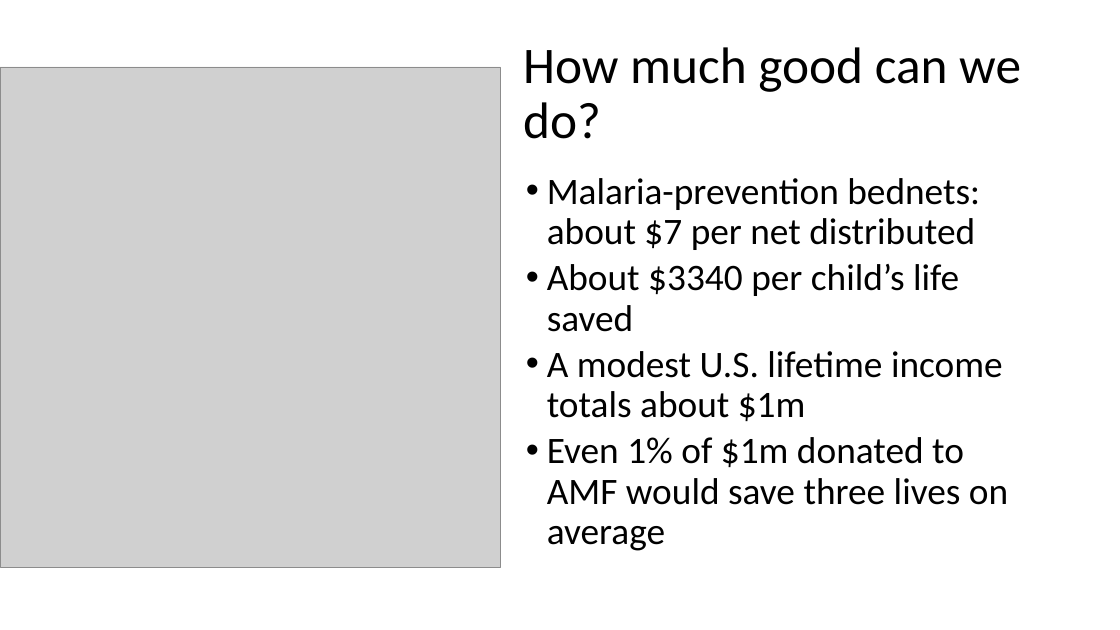
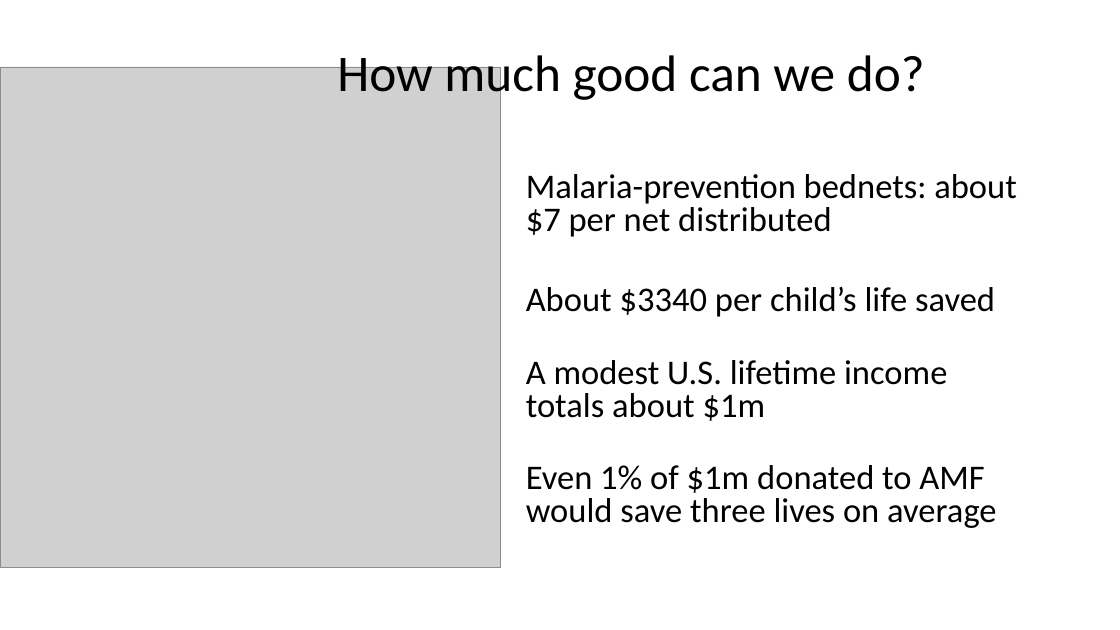
Before and after one commit to eanyc/eanyc.github.io, a slide deck: slide 8 of talk/talk.pptx. Drawn at 1120x630 pixels with LibreOffice and Linux fonts; fonts in the diff are those of the drawing; grey boxes stand for pictures; background and template pictures are left out. Boxes give left, top, right and bottom in pixels: in the first picture for what was removed or moved away, otherwise in the second. Text is boxed around its words. In the diff, an @@ line names an element or a change of style, - is before the commit and + after.

```diff
--- a/talk/talk.pptx
+++ b/talk/talk.pptx
@@ title "How much good can we ..." rewrapped from bbox=[523, 47, 1021, 139] to bbox=[337, 49, 925, 104] @@
@@ text "Malaria-prevention bednets: about $7 per ..." at bbox=[526, 174, 1017, 528]: size 32 to 29.6 pt; bullet • to none; line spacing 0.9 to 0.8 @@
```
Also in this commit, not shown: 6 other slides changed, 4 slides added, 3 slides removed.
